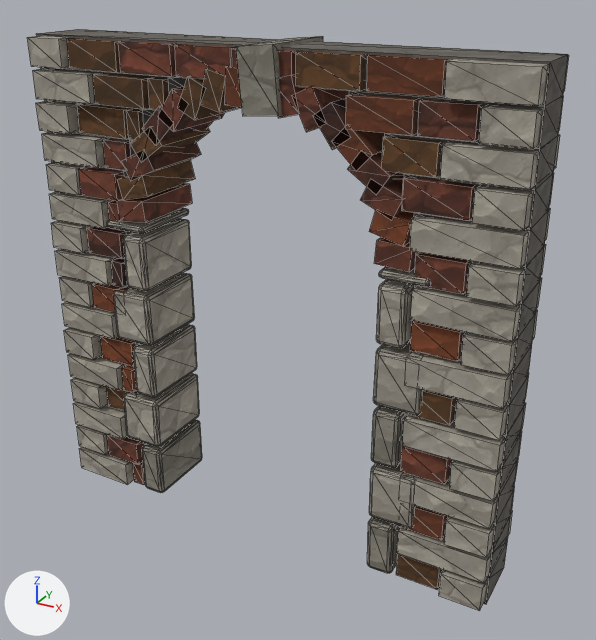
One commit to the glTF model assets/models/build/doorway__clay_brick.glb: the scene before it, then after it.
Camera for both pictures: a 50 mm camera at (1.56, -2.63, 2.27) aimed at (0.1, 0.02, 0.95). Lighting does not change. The marker at lower left points along +X, +Y and +Z. The older version comes first. Mesh edges are drawn as thin lines. Vertices at exactly the same position are counted once.

In view in the first picture: 'model'.
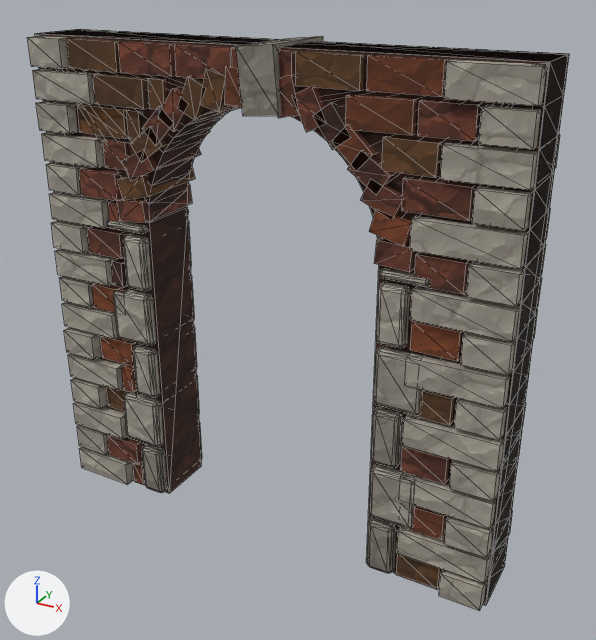
Diff of the bpy script that builds the scene:
```diff
--- a/assets/models/build/doorway__clay_brick.glb.py
+++ b/assets/models/build/doorway__clay_brick.glb.py
@@ me_cube_125 @@
 # used by ob_model
-me_cube_125.from_pydata(...)  # 1476 vertices, 2640 faces; spans x -1.0..1.0, y -0.18..0.18, z 0.0..2.01
+me_cube_125.from_pydata(...)  # 1534 vertices, 2752 faces; spans x -1.0..1.0, y -0.18..0.18, z 0.0..2.01
+# me_cube_125 part 1: a new loose piece of 58 vertices spanning x -1.0..1.0, y -0.13..0.13, z 0.0..2.0, in mat_brick_dark (picture img_brick_dark)
+# me_cube_125 part 2: 2640 kept faces spanning x -1.0..1.0, y -0.18..0.18, z 0.0..2.01 get new texture (UV) coordinates
 me_cube_125.materials.append(mat_limestone_c)
```

Pixel boxes (x1, y1, x2, y2) of what changed, in the pictures (596 x 640 px):
part 1 of me_cube_125, added: after (35, 29, 569, 606)
part 2 of me_cube_125, surface changed: (27, 29, 569, 609) in both
